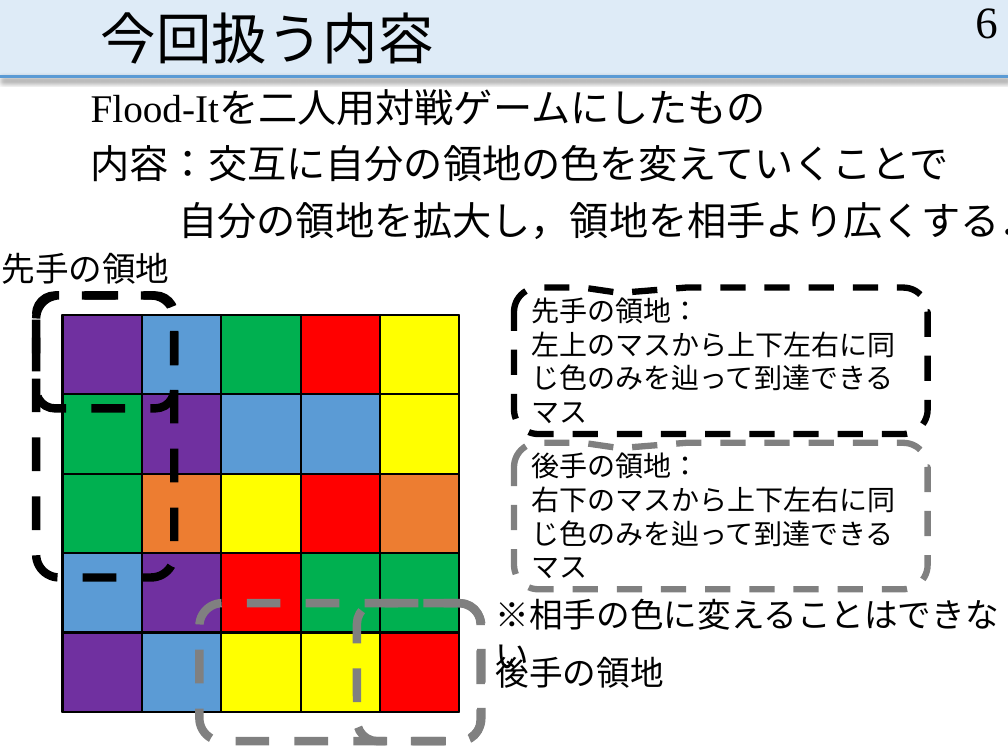
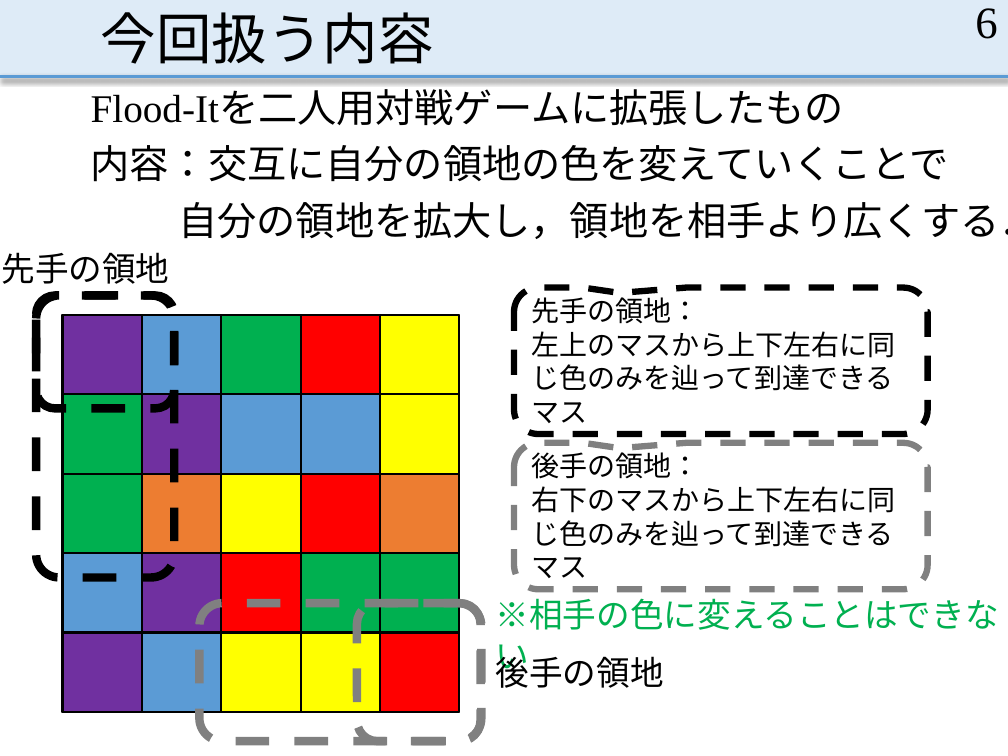
Before and after one commit to MasayaOda/SR, a slide deck: slide 6 of 中間発表.pptx. Drawn at 1008x756 pixels with LibreOffice and Linux fonts; fonts in the diff are those of the drawing. Boxes give left, top, right and bottom in pixels: in the first picture for what was removed or moved away, otherwise in the second. Text is boxed around its words. In the diff, an @@ line names an element or a change of style, - is before the commit and + after.

Commit message:
pptなおした

```diff
--- a/中間発表.pptx
+++ b/中間発表.pptx
@@ text at bbox=[91, 92, 844, 125]: text changed @@
-Flood-Itを二人用対戦ゲームにしたもの
+Flood-Itを二人用対戦ゲームに拡張したもの
@@ text "※相手の色に変えることはできない" at bbox=[496, 598, 999, 630]: text colour #000000 to #00B050 @@
```
Also in this commit, not shown: 8 other slides changed, 3 slides added.
